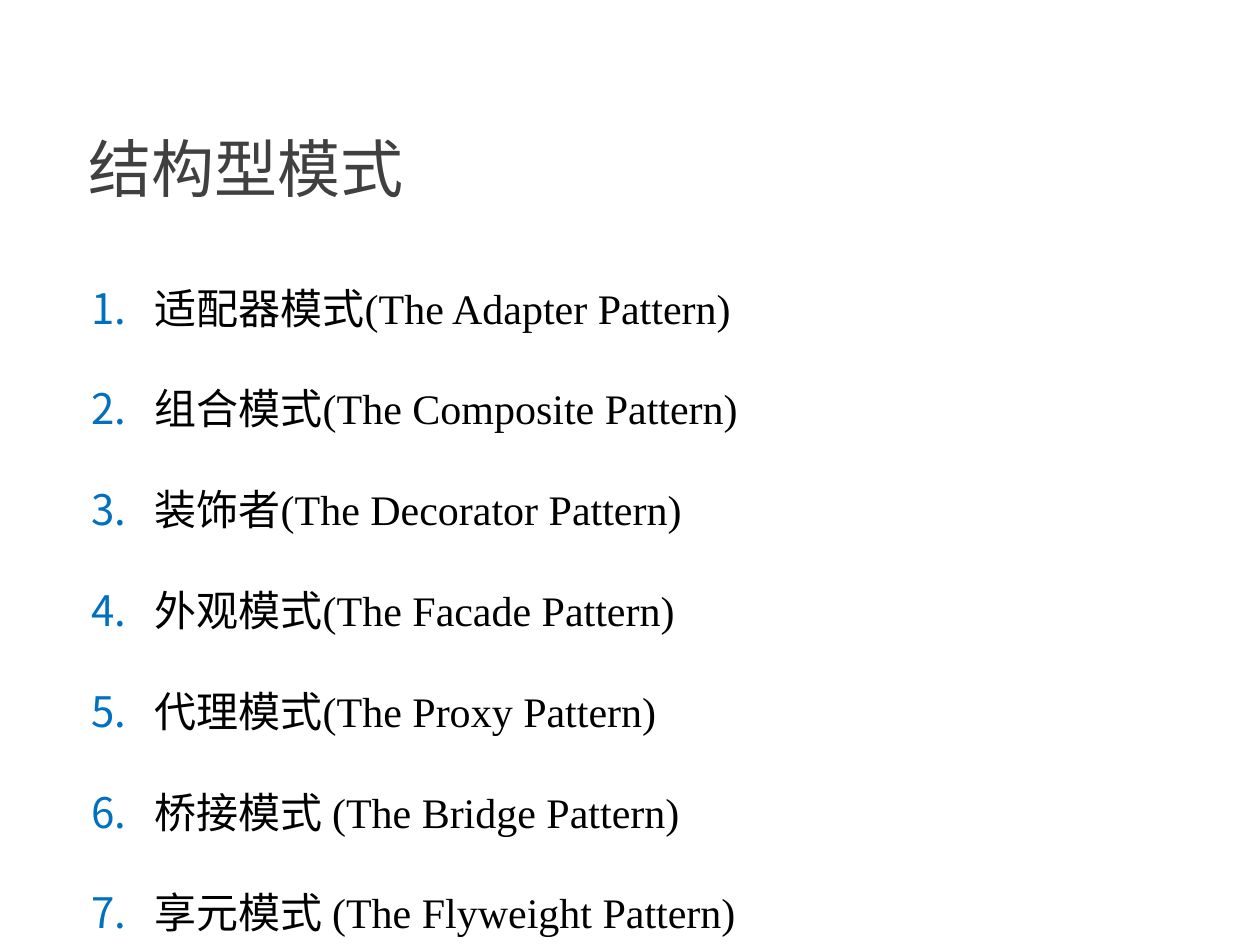
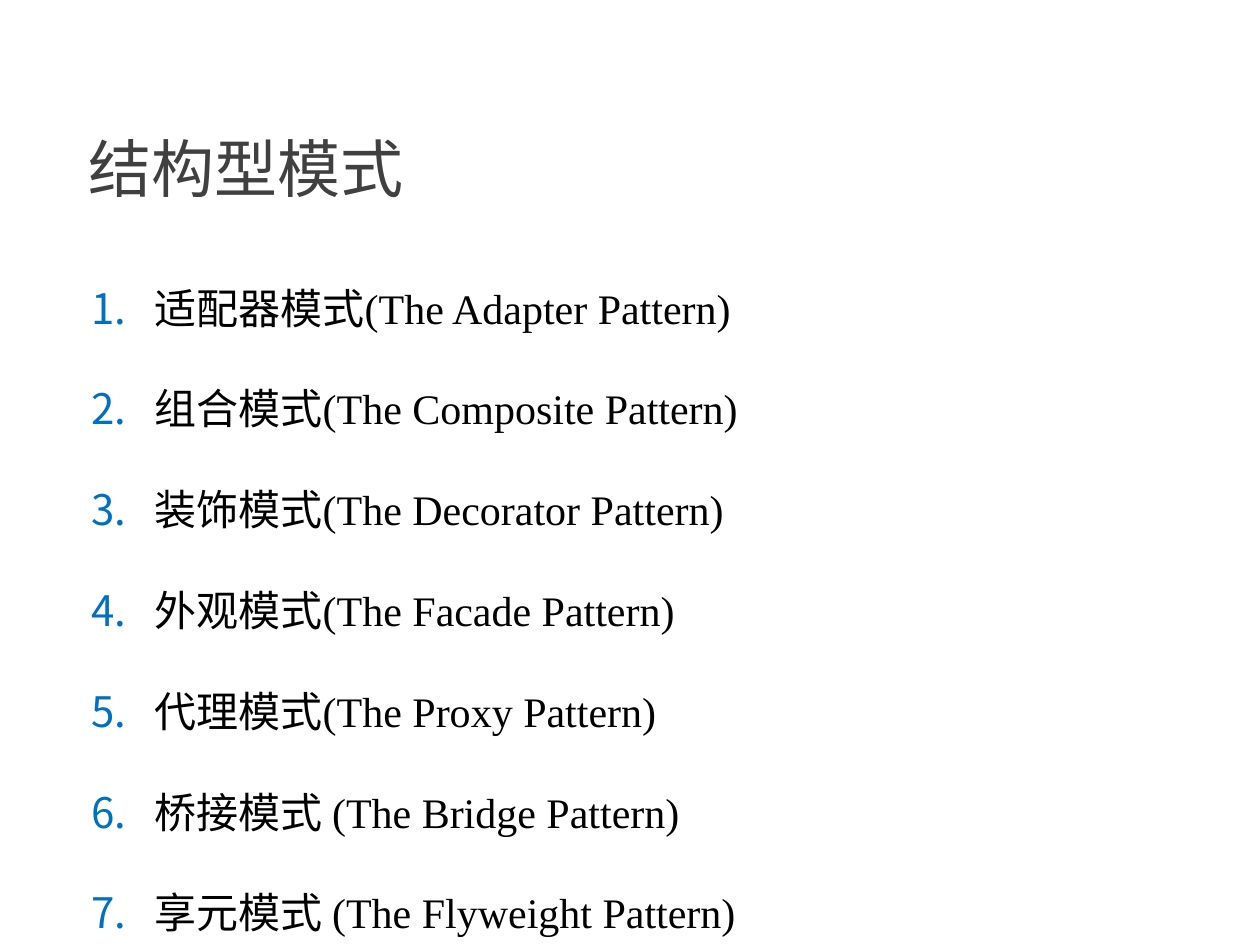
Before and after one commit to NewGr8Player/My-PPT, a slide deck: slide 3 of Design pattern/3.设计模式-结构型模式.pptx. Drawn at 1260x945 pixels with LibreOffice and Linux fonts; fonts in the diff are those of the drawing. Boxes give left, top, right and bottom in pixels: in the first picture for what was removed or moved away, otherwise in the second. Text is boxed around its words. In the diff, an @@ line names an element or a change of style, - is before the commit and + after.

Commit message:
Add     - 组合模式 The Composite Pattern     - 装饰模式 The Decorator Pattern     - 外观模式 The Facade Pattern

```diff
--- a/Design pattern/3.设计模式-结构型模式.pptx
+++ b/Design pattern/3.设计模式-结构型模式.pptx
@@ text at (x1=155, y1=489, x2=724, y2=534): text changed @@
-3. 装饰者(The Decorator Pattern)
+3. 装饰模式(The Decorator Pattern)
```
Also in this commit, not shown: 1 other slide changed, 11 slides added.
